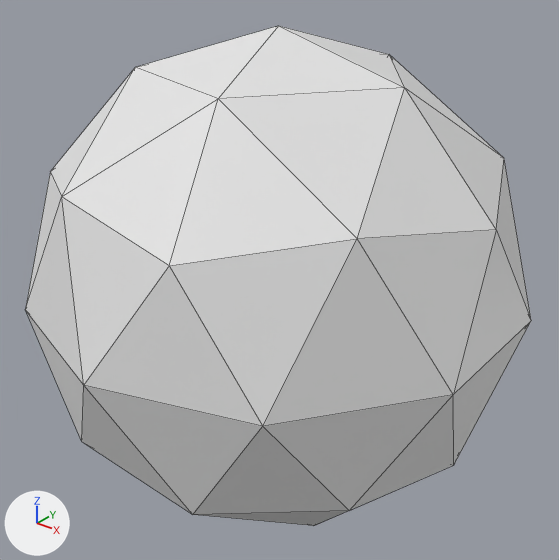
Renders of the Blender file Assets/Models/Color/Color.blend from each side of a commit.
Before and after are seen from a camera (50 mm lens) standing at (1.8, -2.24, 1.39) and looking at (-0.01, 0.01, -0.01). Arrows for +X, +Y and +Z are at lower left; the lights stay in place. Mesh edges are drawn as thin lines.
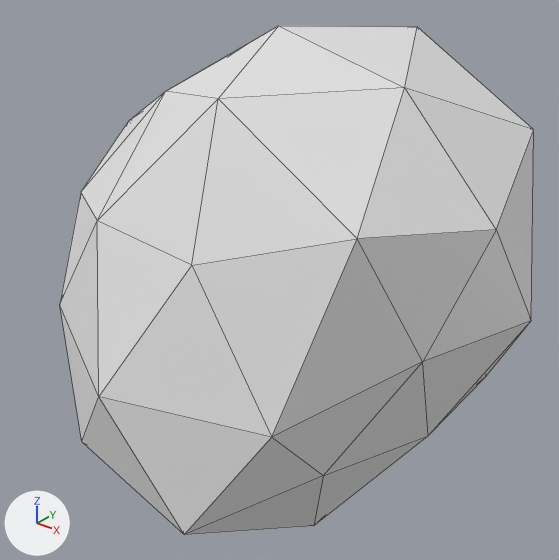
Boxes [x1, y1, x2, y2] around the edits, measured in the pictures (559 x 560 px):
'Icosphere', reshaped (6% narrower)
    before: [25, 26, 531, 526]
    after: [60, 26, 534, 535]

The edits, one by one:
me_icosphere is used by ob_icosphere; location (0.0, 0.0, 0.0).
me_icosphere had 42 vertices, 80 faces and spanned x -0.95..0.95, y -1.0..1.0, z -1.0..1.0.
me_icosphere now has 42 vertices, 80 faces and spans x -1.01..0.95, y -0.93..0.98, z -1.0..1.0.
me_icosphere part 1: 19 of 42 vertices moved; they spanned x -0.95..0.95, y -1.0..1.0, z -0.53..0.85 and now span x -1.01..0.81, y -0.93..0.98, z -0.56..0.95; mean shift (-0.01, 0.05, -0.01); largest move (0.69, 0.5, 0.53) -> (0.75, 0.59, 0.63).
